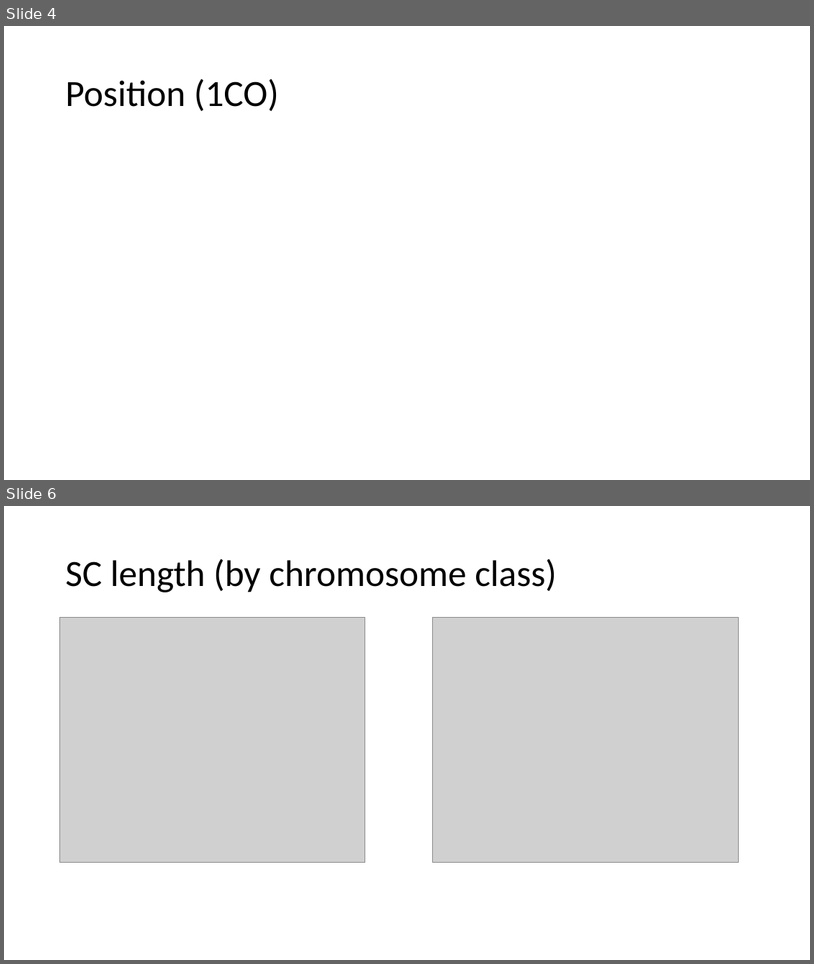
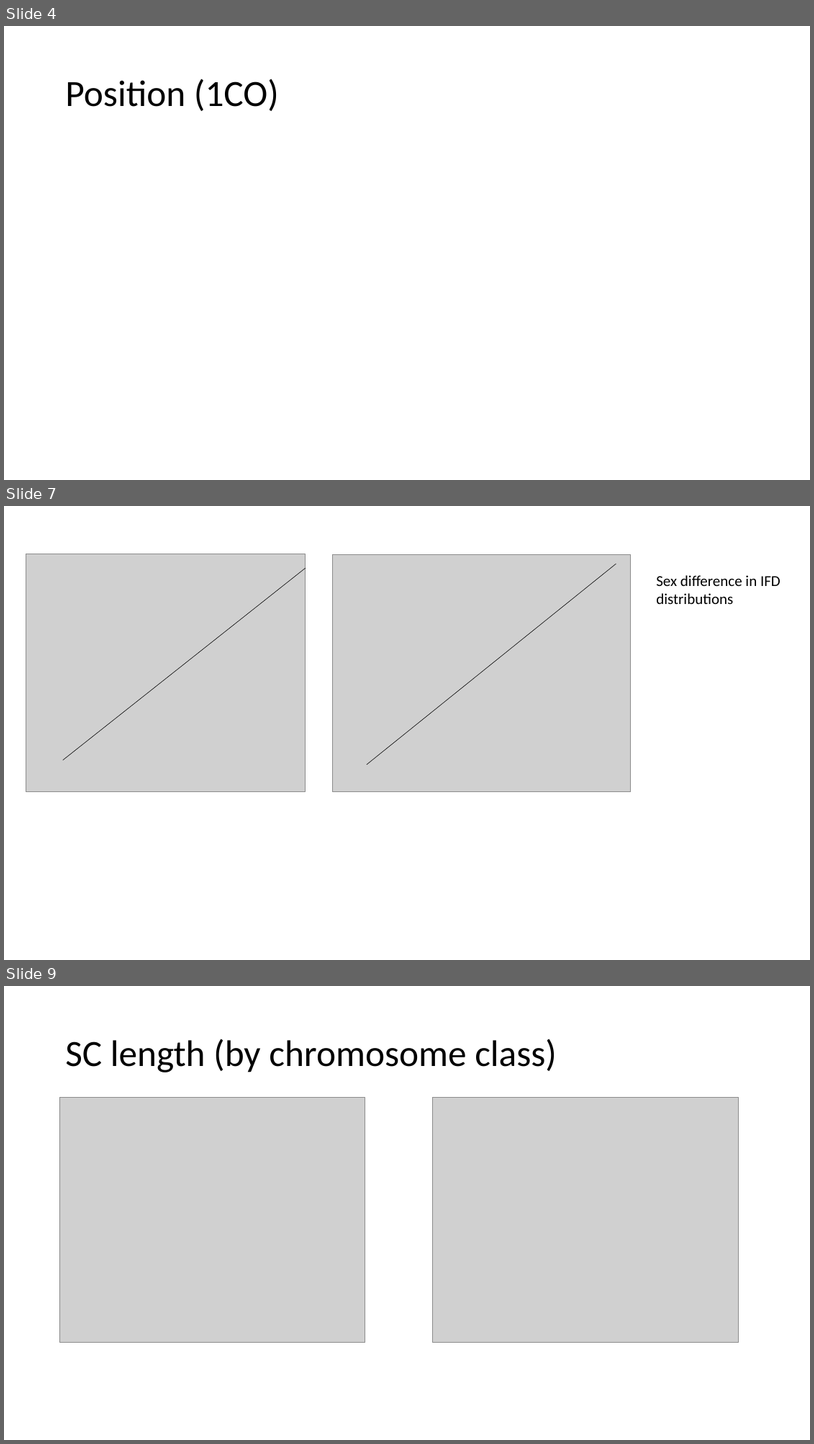
Before and after one commit to petersoapes/MLH1repo, a slide deck: Figure.Ideas.pptx. Shown one above the other, each under a label of ours: slides 4 and 6 before the commit, slides 4, 7 and 9 after it; the slides between them are not shown. The pictures are 814x964 and 814x1444 pixels, drawn with LibreOffice and Linux fonts; fonts in the diff are those of the drawing; grey boxes stand for pictures. Boxes give left, top, right and bottom in pixels: in the first picture for what was removed or moved away, otherwise in the second. Text is boxed around its words. In the diff, an @@ line names an element or a change of style, - is before the commit and + after.

```diff
--- a/Figure.Ideas.pptx
+++ b/Figure.Ideas.pptx
@@ slide 7 added at bbox=[4, 506, 810, 960], background #FFFFFF @@
@@ picture added at bbox=[26, 554, 305, 792] @@
@@ line added from (63, 760) to (306, 569), #000000 0.5 pt @@
@@ picture added at bbox=[332, 554, 631, 792] @@
@@ line added from (367, 764) to (617, 564), #000000 0.5 pt @@
@@ text added at bbox=[656, 575, 781, 604], 18 pt, text #000000 @@
+Sex difference in IFD distributions
@@ what was slide 6 is now slide 9 @@
```
Also in this commit, not shown: 1 slide changed, 2 other slides added, 1 other file.
